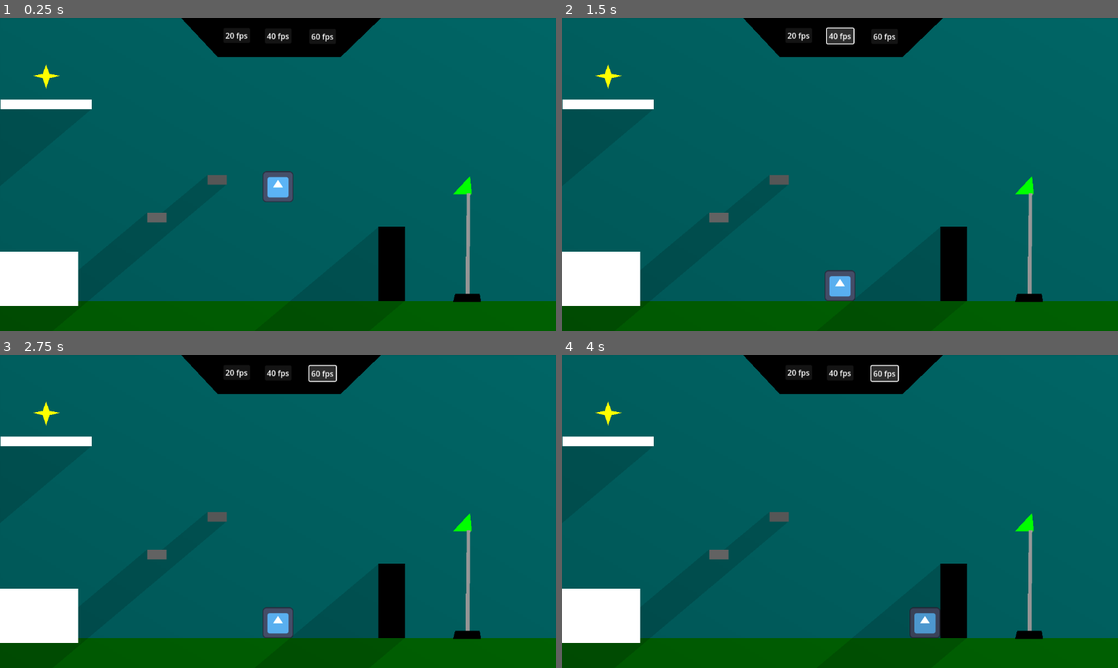
Above: before the commit, frames 1-4 (two rows, left to right).
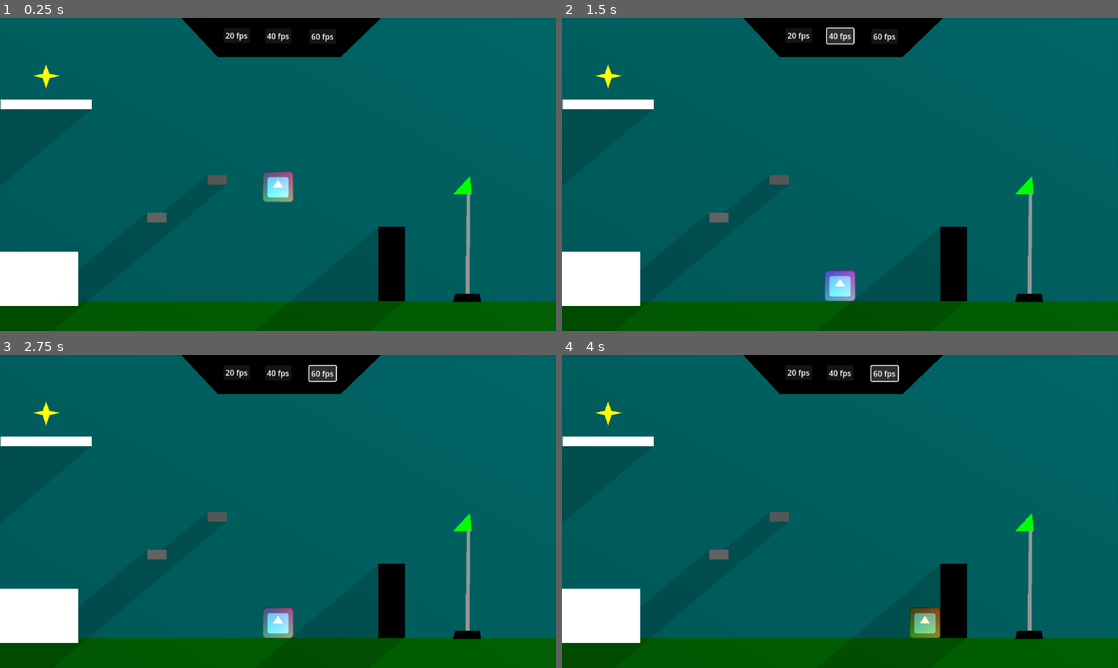
Above: after the commit, the same moments.

Repository: aleziz01/Frames-s-Puzzle-Game
Game: Godot game, scene res://Scenes/main.tscn
Same seed, same stepped clock (60 frames per second), same inputs: the game is played once before the commit and once after it. The engine's default icon, where the game draws it, is replaced by a stand-in: a white triangle on a blue panel in a dark square.
Inputs:
- Up to frame 1 (0.25 s): no input
- Up to frame 2 (1.5 s): click "20 fps" at 0.5 s; click "40 fps" at 1.25 s
- Up to frame 3 (2.75 s): click "60 fps" at 2 s
- Up to frame 4 (4 s): tap Enter (ui_accept) at 2.75, 3.02, 3.77 s; hold Right (ui_right) from 2.78 s (still down)

The runs differ from the first frame. In frame 1, 0.5% of the frame differs, in the area x 47-53%, y 48-59%; in frame 2, 0.5%; in frame 3, 0.5%; in frame 4, 0.6%, in the area x 62-69%, y 80-91%.

Commit message:
cool shader

Diff:
--- /dev/null
+++ b/Scenes/Player.gdshader
@@ -0,0 +1,8 @@
+shader_type canvas_item;
+
+uniform float strength = 0;
+uniform float hue = 0;
+
+void fragment() {
+	COLOR=vec4(texture(TEXTURE,UV).rgba)+vec4(UV.x*hue/10.0,UV.y*hue/10.0,sin(TIME)*hue/10.0,0)*(strength/10.0);
+}
--- a/Scenes/Player.tscn
+++ b/Scenes/Player.tscn
@@ -1,7 +1,13 @@
-[gd_scene load_steps=5 format=3 uid="uid://d2eb258knxk4c"]
+[gd_scene load_steps=7 format=3 uid="uid://d2eb258knxk4c"]
 
+[ext_resource type="Shader" path="res://Scenes/Player.gdshader" id="1_8vg0d"]
 [ext_resource type="Texture2D" uid="uid://dlgmak4mjd48a" path="res://ART/icon.svg" id="1_dm2d8"]
 [ext_resource type="Script" path="res://Scripts/player.gd" id="1_ugjdi"]
+
+[sub_resource type="ShaderMaterial" id="ShaderMaterial_4svte"]
+shader = ExtResource("1_8vg0d")
+shader_parameter/strength = 2.46
+shader_parameter/hue = 11.725
 
 [sub_resource type="SpriteFrames" id="SpriteFrames_nkivy"]
 animations = [{
@@ -18,10 +24,12 @@
 size = Vector2(128, 129)
 
 [node name="Player" type="CharacterBody2D"]
+material = SubResource("ShaderMaterial_4svte")
 scale = Vector2(0.5, 0.5)
 script = ExtResource("1_ugjdi")
 
 [node name="Sprite" type="AnimatedSprite2D" parent="."]
+use_parent_material = true
 sprite_frames = SubResource("SpriteFrames_nkivy")
 
 [node name="CollisionShape2D" type="CollisionShape2D" parent="."]
